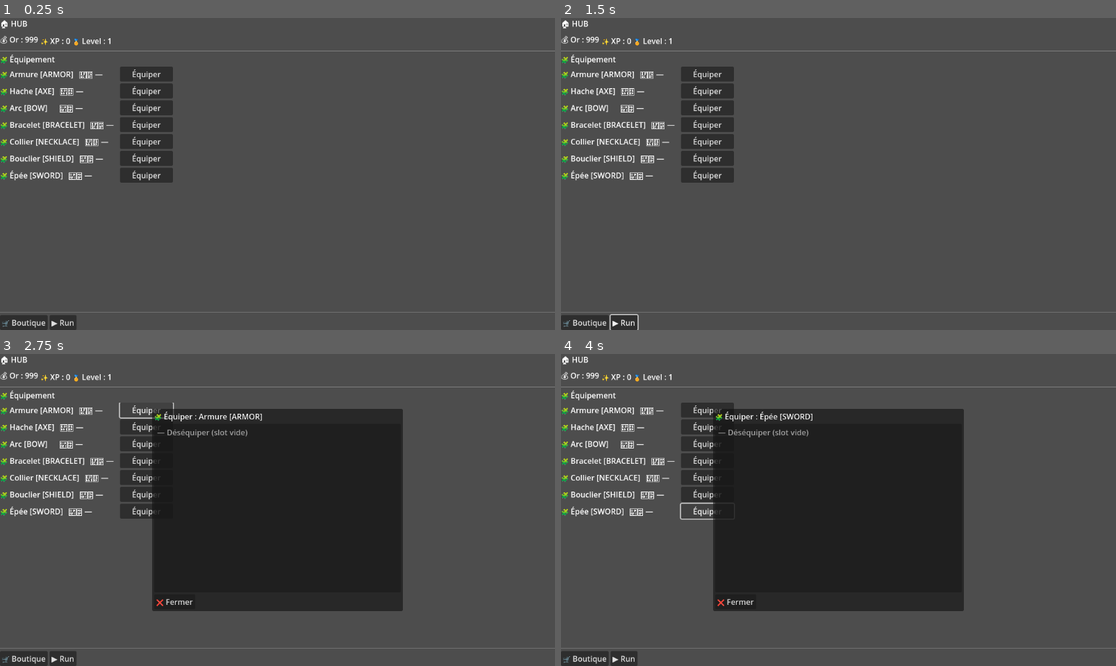
Above: before the commit, frames 1-4 (two rows, left to right).
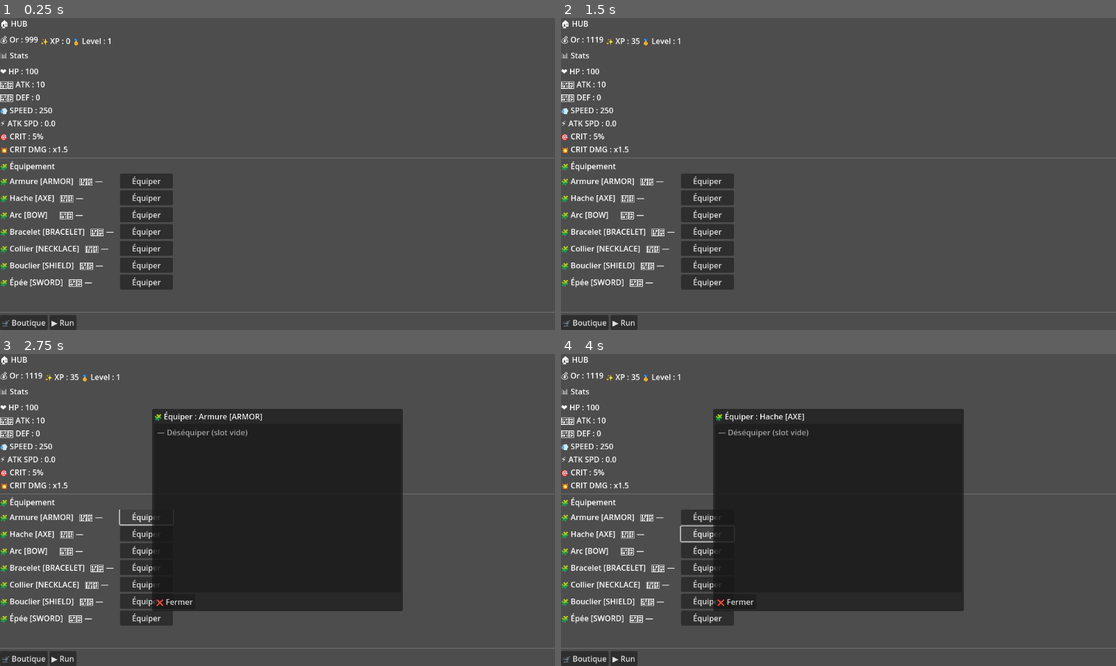
Above: after the commit, the same moments.

Repository: BastienGodotIA/ascension-v-2
Game: Godot game, scene res://scenes/hub.tscn
The game is run twice, just before and just after one commit, with the same random seed, the same clock (stepped at 60 frames per second) and the same inputs.
Inputs (mouse positions are in pixels of both pictures, inside the frame that each line leads up to):
- Up to frame 1 (0.25 s): no input
- Up to frame 2 (1.5 s): click "▶️ Run" at 0.5 s; click (838, 55) at 1.25 s, where only the run after the commit has a clickable "🏁 Fin de run (retour HUB)"
- Up to frame 3 (2.75 s): click "Équiper" at 2 s
- Up to frame 4 (4 s): click "Équiper" at 2.75 s; click "Équiper" at 3.5 s

The runs differ from the first frame. In frame 1, 9.2% of the frame differs, in the area x 0-100%, y 10-88%; in frame 2, 9.5%, in the area x 0-100%, y 6-100%; in frame 3, 7.1%; in frame 4, 7.3%.

Commit message:
v1.3 timer + rewards + return hub et scene run actif

Diff:
--- a/scenes/hub.tscn
+++ b/scenes/hub.tscn
@@ -37,6 +37,42 @@
 
 [node name="LabelLevel" type="Label" parent="Margin/VBox/TopStats"]
 layout_mode = 2
+
+[node name="StatsBox" type="VBoxContainer" parent="Margin/VBox"]
+layout_mode = 2
+theme_override_constants/separation = 4
+
+[node name="StatsTitle" type="Label" parent="Margin/VBox/StatsBox"]
+layout_mode = 2
+text = "📊 Stats"
+
+[node name="LabelHP" type="Label" parent="Margin/VBox/StatsBox"]
+layout_mode = 2
+text = "❤️ HP : ..."
+
+[node name="LabelATK" type="Label" parent="Margin/VBox/StatsBox"]
+layout_mode = 2
+text = "🗡️ ATK : ..."
+
+[node name="LabelDEF" type="Label" parent="Margin/VBox/StatsBox"]
+layout_mode = 2
+text = "🛡️ DEF : ..."
+
+[node name="LabelSPEED" type="Label" parent="Margin/VBox/StatsBox"]
+layout_mode = 2
+text = "💨 SPEED : ..."
+
+[node name="LabelATKSpeed" type="Label" parent="Margin/VBox/StatsBox"]
+layout_mode = 2
+text = "⚡ ATK SPD : ..."
+
+[node name="LabelCrit" type="Label" parent="Margin/VBox/StatsBox"]
+layout_mode = 2
+text = "🎯 CRIT : ..."
+
+[node name="LabelCritDmg" type="Label" parent="Margin/VBox/StatsBox"]
+layout_mode = 2
+text = "💥 CRIT DMG : ..."
 
 [node name="Sep1" type="HSeparator" parent="Margin/VBox"]
 layout_mode = 2
--- /dev/null
+++ b/scenes/run.tscn
@@ -0,0 +1,52 @@
+[gd_scene load_steps=2 format=3 uid="uid://sut24m8rpeop"]
+
+[ext_resource type="Script" uid="uid://dqvm0v0wogjvo" path="res://scripts/ui/run.gd" id="1_2d5n6"]
+
+[node name="Run" type="Control"]
+layout_mode = 3
+anchors_preset = 15
+anchor_right = 1.0
+anchor_bottom = 1.0
+grow_horizontal = 2
+grow_vertical = 2
+script = ExtResource("1_2d5n6")
+
+[node name="Margin" type="MarginContainer" parent="."]
+layout_mode = 1
+anchors_preset = 15
+anchor_right = 1.0
+anchor_bottom = 1.0
+grow_horizontal = 2
+grow_vertical = 2
+
+[node name="VBox" type="VBoxContainer" parent="Margin"]
+layout_mode = 2
+
+[node name="Title" type="Label" parent="Margin/VBox"]
+layout_mode = 2
+text = "▶️ RUN (placeholder)"
+
+[node name="LabelInfo" type="Label" parent="Margin/VBox"]
+layout_mode = 2
+text = "Auto-run en cours… (à venir)"
+
+[node name="Sep1" type="HSeparator" parent="Margin/VBox"]
+layout_mode = 2
+
+[node name="ButtonEndRun" type="Button" parent="Margin/VBox"]
+layout_mode = 2
+text = "🏁 Fin de run (retour HUB)"
+
+[node name="ButtonBackHub" type="Button" parent="Margin/VBox"]
+layout_mode = 2
+text = "↩️ Retour HUB"
+
+[node name="LabelTimer" type="Label" parent="Margin/VBox"]
+layout_mode = 2
+text = "⏱️ Temps : ..."
+
+[node name="LabelRewards" type="Label" parent="Margin/VBox"]
+layout_mode = 2
+text = "🎁 Récompenses : ..."
+
+[node name="RunTimer" type="Timer" parent="."]
--- a/scripts/game/game_state.gd
+++ b/scripts/game/game_state.gd
@@ -177,3 +177,22 @@
 
 	Log.ok("SHOP", "Achat OK 🛒", {"item_id": item_id, "gold_left": gold})
 	return true
+# -------------------------
+# 🎁 Rewards (RUN placeholder)
+# -------------------------
+func add_gold(amount: int, reason: String = "") -> void:
+	var before: int = gold
+	gold += max(0, amount)
+	Log.ok("GAME", "Gold added 💰", {"amount": amount, "before": before, "after": gold, "reason": reason})
+
+func add_xp(amount: int, reason: String = "") -> void:
+	var before: int = xp
+	xp += max(0, amount)
+	Log.ok("GAME", "XP added ✨", {"amount": amount, "before": before, "after": xp, "reason": reason})
+
+	# Placeholder leveling (simple, on fera mieux plus tard)
+	# Ici on level up tous les 100 XP pour tester l'affichage.
+	while xp >= 100:
+		xp -= 100
+		level += 1
+		Log.ok("GAME", "Level UP 🏅", {"level": level, "xp_left": xp})
--- a/scripts/ui/hub.gd
+++ b/scripts/ui/hub.gd
@@ -10,10 +10,18 @@
 extends Control
 
 const Log = preload("res://scripts/core/log.gd")
-
 const SCENE_SHOP := "res://scenes/shop.tscn"
+const SCENE_RUN := "res://scenes/run.tscn"
 
 # --- Top stats
+# --- Combat stats (affichage HUB)
+@onready var lbl_hp: Label = $Margin/VBox/StatsBox/LabelHP
+@onready var lbl_atk: Label = $Margin/VBox/StatsBox/LabelATK
+@onready var lbl_def: Label = $Margin/VBox/StatsBox/LabelDEF
+@onready var lbl_speed: Label = $Margin/VBox/StatsBox/LabelSPEED
+@onready var lbl_atk_speed: Label = $Margin/VBox/StatsBox/LabelATKSpeed
+@onready var lbl_crit: Label = $Margin/VBox/StatsBox/LabelCrit
+@onready var lbl_crit_dmg: Label = $Margin/VBox/StatsBox/LabelCritDmg
 @onready var lbl_gold: Label = $Margin/VBox/TopStats/LabelGold
 @onready var lbl_xp: Label = $Margin/VBox/TopStats/LabelXP
 @onready var lbl_level: Label = $Margin/VBox/TopStats/LabelLevel
@@ -65,6 +73,7 @@
 
 func _refresh_all() -> void:
 	_refresh_top_stats()
+	_refresh_combat_stats()
 	_refresh_slots()
 
 func _refresh_top_stats() -> void:
@@ -77,6 +86,38 @@
 # ---------------------------------------------------------
 # 🛡️ Slots + bouton Équiper (créé dynamiquement)
 # ---------------------------------------------------------
+func _refresh_combat_stats() -> void:
+	# 📊 On lit les stats calculées (base + bonus équipement)
+	# IDs = ceux de stats_economie.csv (source de vérité data)
+	var hp: float = Game.get_stat("STAT_HP_MAX_001")
+	var atk: float = Game.get_stat("STAT_ATTACK_POWER_001")
+	var def: float = Game.get_stat("STAT_DEFENSE_001")
+	var speed: float = Game.get_stat("STAT_SPEED_001")
+	var atk_speed: float = Game.get_stat("STAT_ATK_SPEED_001")
+	var crit_chance: float = Game.get_stat("STAT_CRIT_CHANCE_001") # ex: 0.05 -> 5%
+	var crit_dmg: float = Game.get_stat("STAT_CRIT_DAMAGE_001")     # ex: 1.5 -> x1.50
+
+	# 🧾 Mise en forme simple (phase 1 = lisible, pas “joli”)
+	lbl_hp.text = "❤️ HP : " + str(int(hp))
+	lbl_atk.text = "🗡️ ATK : " + str(int(atk))
+	lbl_def.text = "🛡️ DEF : " + str(int(def))
+	lbl_speed.text = "💨 SPEED : " + str(int(speed))
+	lbl_atk_speed.text = "⚡ ATK SPD : " + str(atk_speed)
+
+	var crit_percent: int = int(round(crit_chance * 100.0))
+	lbl_crit.text = "🎯 CRIT : " + str(crit_percent) + "%"
+	lbl_crit_dmg.text = "💥 CRIT DMG : x" + str(snappedf(crit_dmg, 0.01))
+
+	Log.d("UI", "CombatStats refresh", {
+		"hp": int(hp),
+		"atk": int(atk),
+		"def": int(def),
+		"speed": int(speed),
+		"atk_spd": atk_speed,
+		"crit%": crit_percent,
+		"crit_dmg": crit_dmg
+	})
+
 func _refresh_slots() -> void:
 	for c in slots_list.get_children():
 		c.queue_free()
@@ -144,8 +185,10 @@
 		Log.e("UI", "change_scene_to_file failed", {"scene": SCENE_SHOP, "err": err})
 
 func _on_run_pressed() -> void:
-	Log.w("GAME", "RUN placeholder (pas encore implémenté) ▶️")
-
+	Log.i("UI", "Go RUN ▶️", {"from": "HUB"})
+	var err: Error = get_tree().change_scene_to_file(SCENE_RUN)
+	if err != OK:
+		Log.e("UI", "change_scene_to_file failed", {"scene": SCENE_RUN, "err": err})
 # ---------------------------------------------------------
 # 🧩 Equip flow
 # ---------------------------------------------------------
--- /dev/null
+++ b/scripts/ui/run.gd
@@ -0,0 +1,142 @@
+extends Control
+
+const Log = preload("res://scripts/core/log.gd")
+const SCENE_HUB: String = "res://scenes/hub.tscn"
+
+# --- UI
+@onready var lbl_timer: Label = get_node_or_null("Margin/VBox/LabelTimer") as Label
+@onready var lbl_rewards: Label = get_node_or_null("Margin/VBox/LabelRewards") as Label
+@onready var btn_end_run: Button = get_node_or_null("Margin/VBox/ButtonEndRun") as Button
+@onready var btn_back_hub: Button = get_node_or_null("Margin/VBox/ButtonBackHub") as Button
+
+# --- Timer node
+@onready var run_timer: Timer = get_node_or_null("RunTimer") as Timer
+
+# --- Config RUN placeholder
+var run_duration_sec: int = 10
+var time_left: int = 10
+
+var reward_gold: int = 120
+var reward_xp: int = 35
+
+var _ended: bool = false
+
+func _ready() -> void:
+	Log.i("RUN", "Run ready ▶️ (v1.3 placeholder)")
+
+	# Sanity checks nodes
+	Log.d("RUN", "Nodes check", {
+		"lbl_timer": lbl_timer != null,
+		"lbl_rewards": lbl_rewards != null,
+		"btn_end": btn_end_run != null,
+		"btn_back": btn_back_hub != null,
+		"timer": run_timer != null
+	})
+
+	_connect_buttons()
+	_setup_timer()
+	_start_run()
+
+func _connect_buttons() -> void:
+	if btn_end_run == null:
+		Log.e("RUN", "Node manquant ❌", {"path": "Margin/VBox/ButtonEndRun"})
+	else:
+		if not btn_end_run.pressed.is_connected(_on_end_run_pressed):
+			btn_end_run.pressed.connect(_on_end_run_pressed)
+		Log.ok("RUN", "ButtonEndRun connecté ✅", {"text": btn_end_run.text})
+
+	if btn_back_hub == null:
+		Log.e("RUN", "Node manquant ❌", {"path": "Margin/VBox/ButtonBackHub"})
+	else:
+		if not btn_back_hub.pressed.is_connected(_on_back_hub_pressed):
+			btn_back_hub.pressed.connect(_on_back_hub_pressed)
+		Log.ok("RUN", "ButtonBackHub connecté ✅", {"text": btn_back_hub.text})
+
+func _setup_timer() -> void:
+	if run_timer == null:
+		Log.e("RUN", "RunTimer manquant ❌", {"expected": "RunTimer (Timer)"})
+		return
+
+	# On force nos valeurs, même si l'inspector diffère
+	run_timer.wait_time = 1.0
+	run_timer.one_shot = false
+	run_timer.autostart = false
+
+	if not run_timer.timeout.is_connected(_on_timer_tick):
+		run_timer.timeout.connect(_on_timer_tick)
+
+	Log.ok("RUN", "Timer prêt ✅", {"wait": run_timer.wait_time, "one_shot": run_timer.one_shot})
+
+func _start_run() -> void:
+	_ended = false
+	time_left = run_duration_sec
+
+	_refresh_ui_full()
+
+	Log.i("RUN", "RUN START 🚀", {
+		"duration_sec": run_duration_sec,
+		"reward_gold": reward_gold,
+		"reward_xp": reward_xp
+	})
+
+	if run_timer != null:
+		run_timer.start()
+		Log.ok("RUN", "Timer started ⏱️", {"time_left": time_left})
+
+func _on_timer_tick() -> void:
+	if _ended:
+		return
+
+	time_left -= 1
+	_refresh_timer_only()
+
+	# Log à chaque tick = max 10 logs si duration=10s (anti-spam OK)
+	Log.d("RUN", "Tick ⏱️", {"time_left": time_left})
+
+	if time_left <= 0:
+		Log.i("RUN", "RUN END (timer) 🏁")
+		_end_run_and_return("timer_end")
+
+func _on_end_run_pressed() -> void:
+	if _ended:
+		Log.w("RUN", "EndRun press ignoré (déjà fini) ⚠️")
+		return
+
+	Log.i("RUN", "Fin de run manuelle 🏁")
+	_end_run_and_return("manual_end")
+
+func _on_back_hub_pressed() -> void:
+	# Retour debug, sans récompenses (utile en dev)
+	Log.w("RUN", "Retour HUB debug (sans rewards) ↩️")
+	_go_hub("debug_back_no_rewards")
+
+func _end_run_and_return(reason: String) -> void:
+	_ended = true
+
+	if run_timer != null:
+		run_timer.stop()
+		Log.ok("RUN", "Timer stopped ✅", {"reason": reason})
+
+	# Rewards : centralisées dans GameState
+	Log.i("RUN", "Rewards apply 🎁", {"gold": reward_gold, "xp": reward_xp, "reason": reason})
+	Game.add_gold(reward_gold, "run_" + reason)
+	Game.add_xp(reward_xp, "run_" + reason)
+
+	Log.ok("RUN", "Rewards applied ✅", {"gold_now": Game.gold, "xp_now": Game.xp, "level_now": Game.level})
+
+	_go_hub("end_" + reason)
+
+func _go_hub(reason: String) -> void:
+	Log.i("RUN", "Go HUB 🏠", {"reason": reason, "scene": SCENE_HUB})
+	var err: Error = get_tree().change_scene_to_file(SCENE_HUB)
+	if err != OK:
+		Log.e("RUN", "change_scene_to_file failed", {"scene": SCENE_HUB, "err": err})
+
+func _refresh_ui_full() -> void:
+	_refresh_timer_only()
+	if lbl_rewards != null:
+		lbl_rewards.text = "🎁 Récompenses : +" + str(reward_gold) + " or, +" + str(reward_xp) + " XP"
+
+func _refresh_timer_only() -> void:
+	if lbl_timer != null:
+		lbl_timer.text = "⏱️ Temps : " + str(max(0, time_left)) + "s"
Not shown, added: scripts/ui/run.gd.uid
